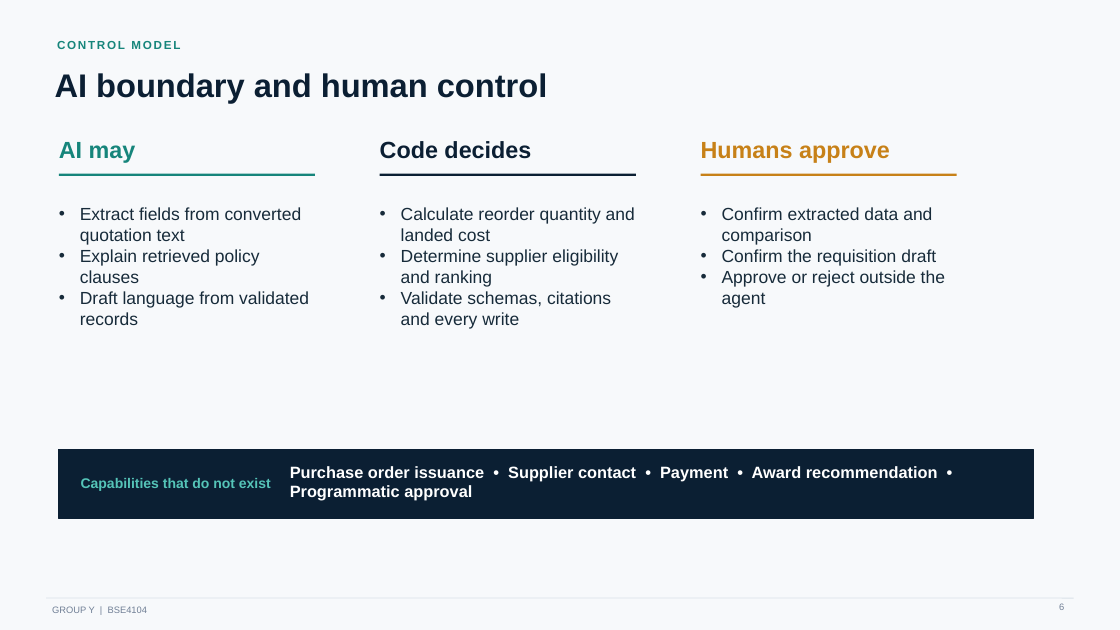
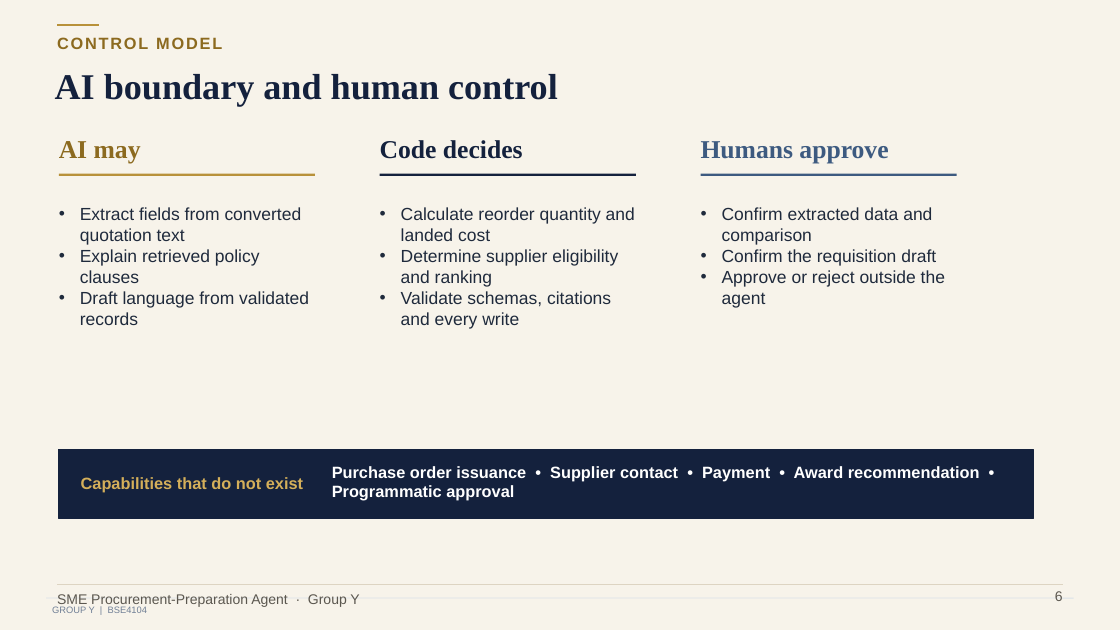
Before and after one commit to GeorgeLukaanya/bse4104-procurement-agent, a slide deck: slide 6 of evidence/demo/Group-Y-SME-Procurement-Agent-Panel-Presentation.pptx. Drawn at 1120x630 pixels with LibreOffice and Linux fonts; fonts in the diff are those of the drawing. Boxes give left, top, right and bottom in pixels: in the first picture for what was removed or moved away, otherwise in the second. Text is boxed around its words. In the diff, an @@ line names an element or a change of style, - is before the commit and + after.

```diff
--- a/evidence/demo/Group-Y-SME-Procurement-Agent-Panel-Presentation.pptx
+++ b/evidence/demo/Group-Y-SME-Procurement-Agent-Panel-Presentation.pptx
@@ background #F7F9FB to #F7F3EA @@
@@ line added from (57, 25) to (99, 25), #B8913A 1.5 pt @@
@@ text "CONTROL MODEL" at [57,37,222,49]: size 10 to 14 pt, text colour #16857B to #8C6A1F @@
@@ text "AI boundary and human control" at [55,74,558,106]: size 28 to 31 pt, font Arial to Times New Roman, text colour #0B1F33 to #14213D @@
@@ text "AI may" at [59,141,141,164]: size 20 to 22 pt, font Arial to Times New Roman, text colour #16857B to #8C6A1F @@
@@ text "Code decides" at [380,140,523,159]: size 20 to 22 pt, font Arial to Times New Roman, text colour #0B1F33 to #14213D @@
@@ text "Humans approve" at [701,141,888,164]: size 20 to 22 pt, font Arial to Times New Roman, text colour #C78118 to #3D5A80 @@
@@ line (59, 175) - (315, 175): stroke #16857B 2 pt to #B8913A 2 pt @@
@@ line (380, 175) - (636, 175): stroke #0B1F33 2 pt to #14213D 2 pt @@
@@ line (701, 175) - (957, 175): stroke #C78118 2 pt to #3D5A80 2 pt @@
@@ text colour #172B3A to #1F2A3C in 3 elements at [80,207,309,325], [401,207,635,329], [722,207,945,308] @@
@@ rectangle at [59,450,1033,518]: fill #0B1F33 to #14213D; outline #0B1F33 1 pt to #14213D 1 pt @@
@@ text "Capabilities that do not exist" at [81,477,303,492]: size 12 to 14 pt, text colour #55C4B8 to #D4AF5A @@
@@ text "Purchase order issuance • Supplier ...": place and size @@
-text "Purchase order issuance • Supplier ..." at [290,466,938,501]
+text "Purchase order issuance • Supplier ..." at [332,466,980,501]
@@ line added from (57, 584) to (1063, 584), #DDD4C2 0.5 pt @@
@@ text added at [57,594,359,607], 12 pt, text #5B574F @@
+SME Procurement-Preparation Agent · Group Y
@@ page number: place and size @@
-page number at [1059,604,1064,610]
+page number at [1055,591,1063,601]
@@ page number at [1055,591,1063,601]: size 8 to 12 pt, text colour #718096 to #5B574F @@
```
Also in this commit, not shown: 11 other slides changed, 3 other files.
